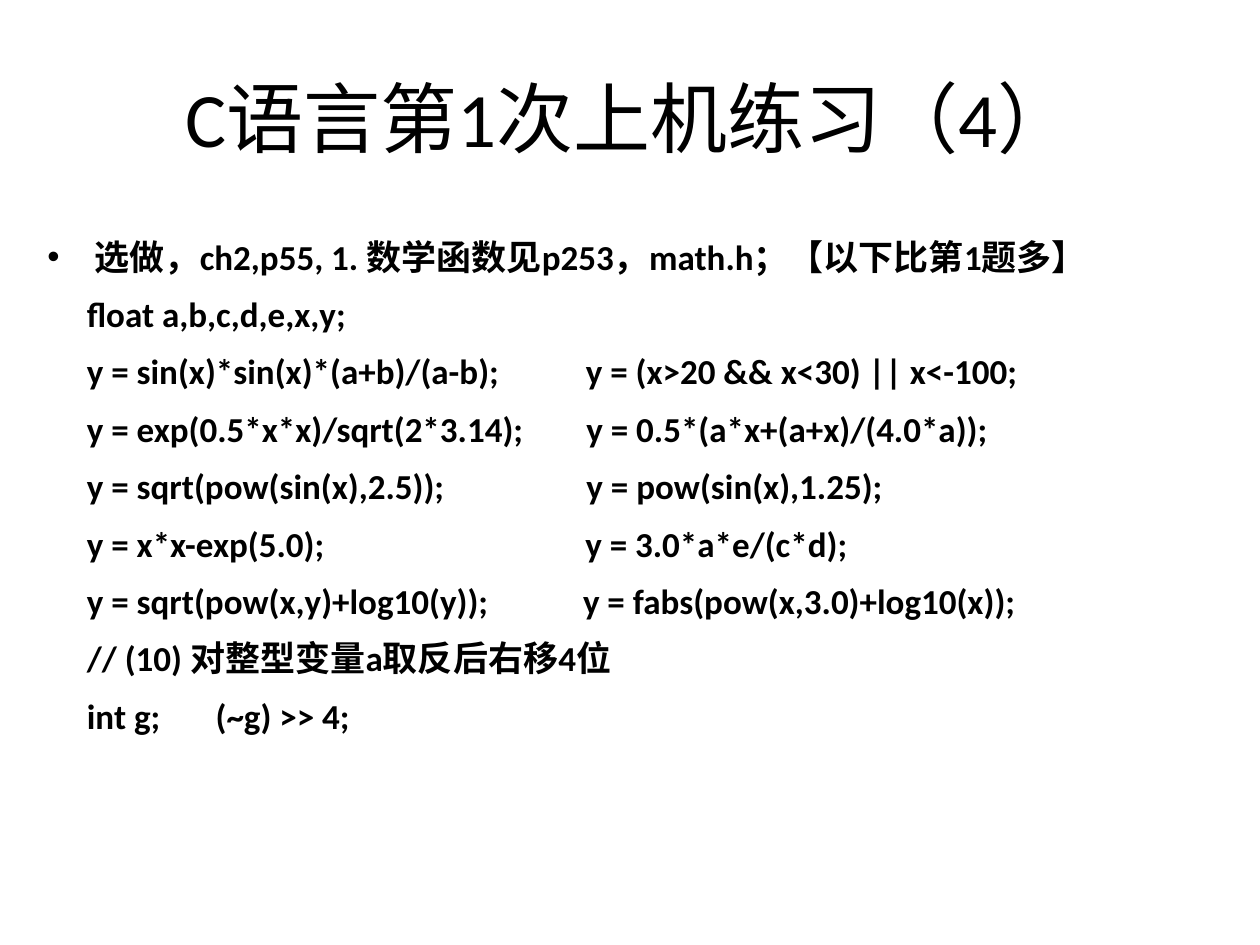
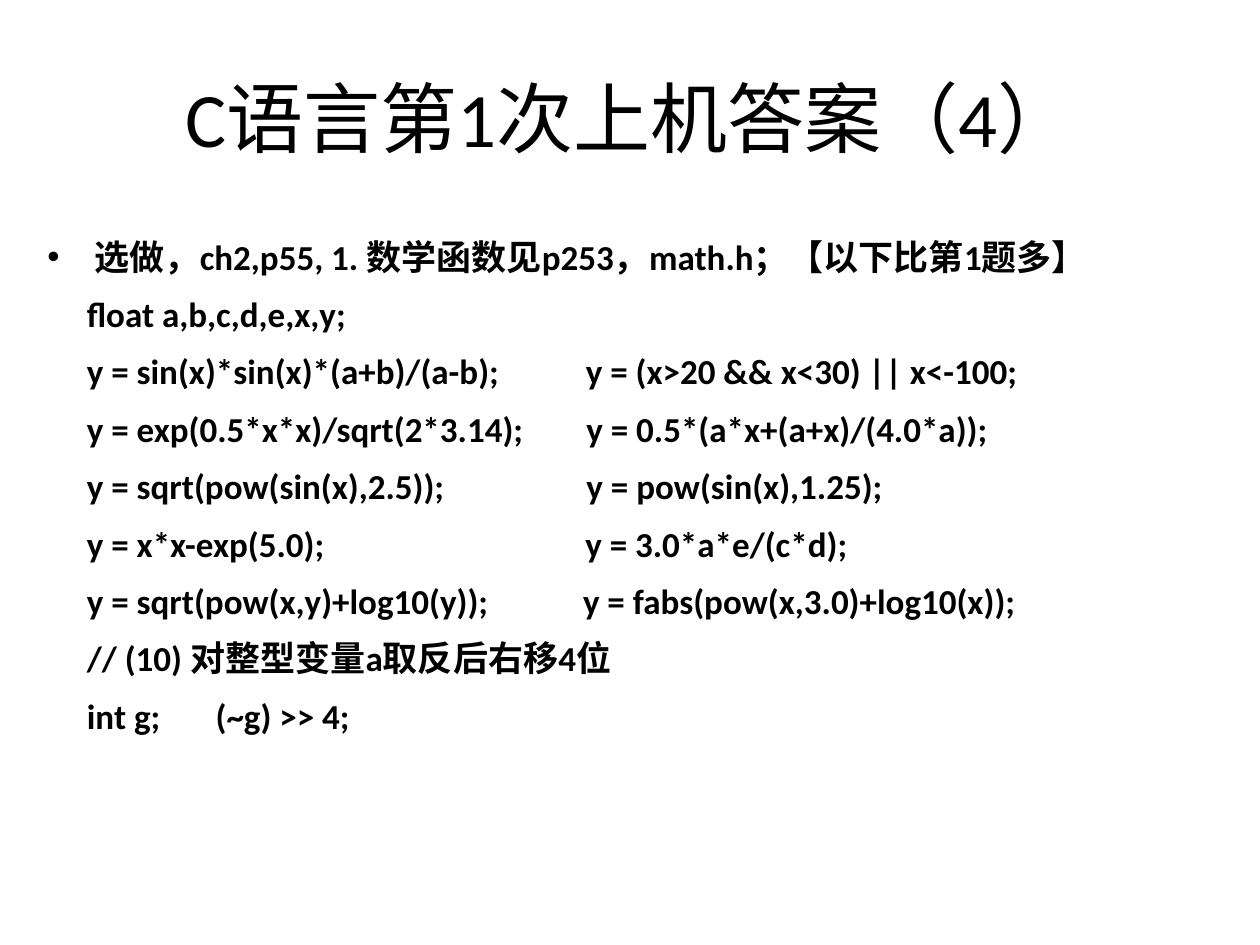
Before and after one commit to jtrfid/C-Repositories, a slide deck: slide 16 of 2016/上机安排.pptx (slide 13 before the commit). Drawn at 1260x945 pixels with LibreOffice and Linux fonts; fonts in the diff are those of the drawing. Boxes give left, top, right and bottom in pixels: in the first picture for what was removed or moved away, otherwise in the second. Text is boxed around its words. In the diff, an @@ line names an element or a change of style, - is before the commit and + after.

```diff
--- a/2016/上机安排.pptx
+++ b/2016/上机安排.pptx
@@ title at box(185, 83, 1075, 154): text changed @@
-C语言第1次上机练习（4）
+C语言第1次上机答案（4）
```
Also in this commit, not shown: 4 other slides changed, 3 slides added, 4 other files.
